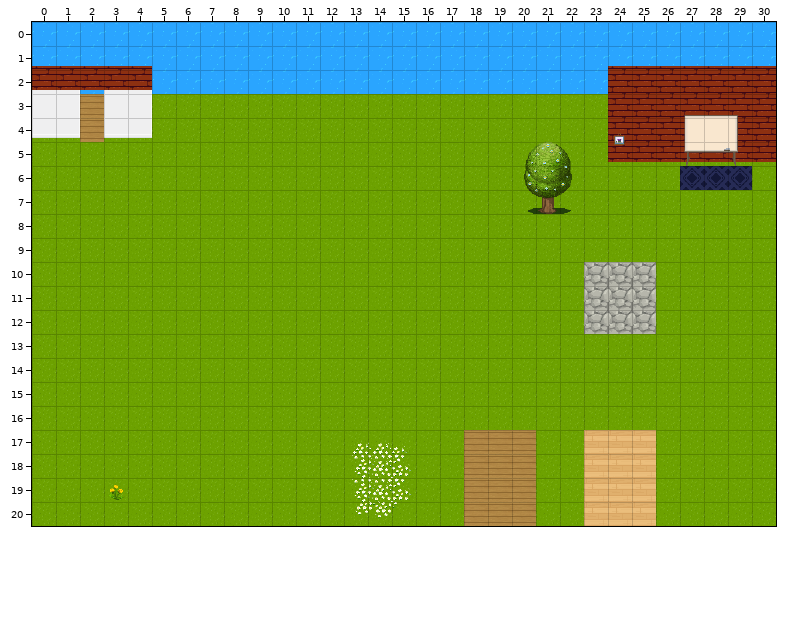
One commit to this Tiled map (JSON): map.tmj. The picture above is the old version.
Cells are 32x32 px. Shown: x 0..30, y 0..20.
The result:
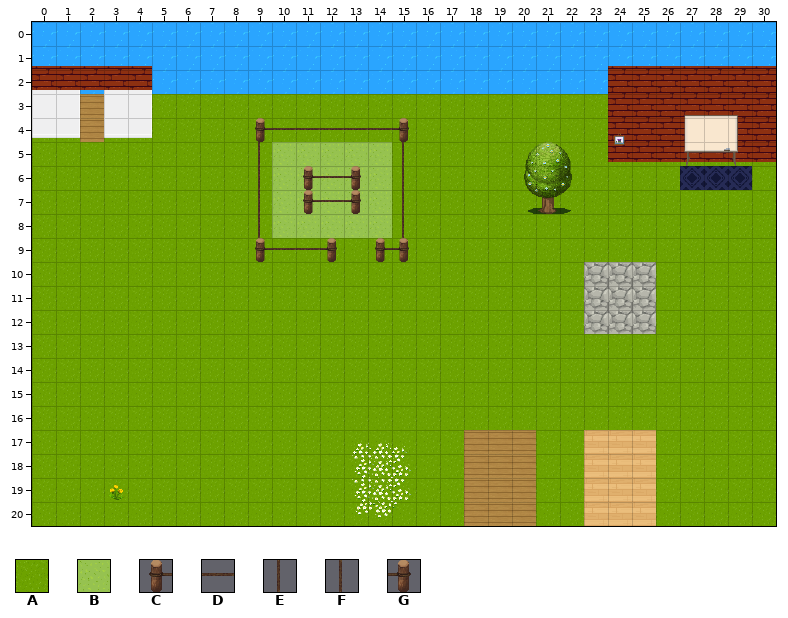
Key: from "Chunk 1": A 21, B 23, C 27, D 28, E 28 flipped on the diagonal, F 28 turned 270, G 29.
_ is an empty cell.
What changed:
Layer "floor/floor1-ground":
The author changed tile A to tile B in rows 5 to 8 at x 10 to 14.
Layer "floor/floor2-clutter":
Tile C now appears in row 4 at x 9; in rows 6 to 7 at x 11; in row 9 at x 9 and 14.
Tile D now appears in row 4 at x 10 to 14; in rows 6 to 7 at x 12; in row 9 at x 10 to 11.
Tile E now appears in rows 5 to 8 at x 9.
Tile F now appears in rows 5 to 8 at x 15.
Tile G now appears in row 4 at x 15; in rows 6 to 7 at x 13; in row 9 at x 12 and 15.
